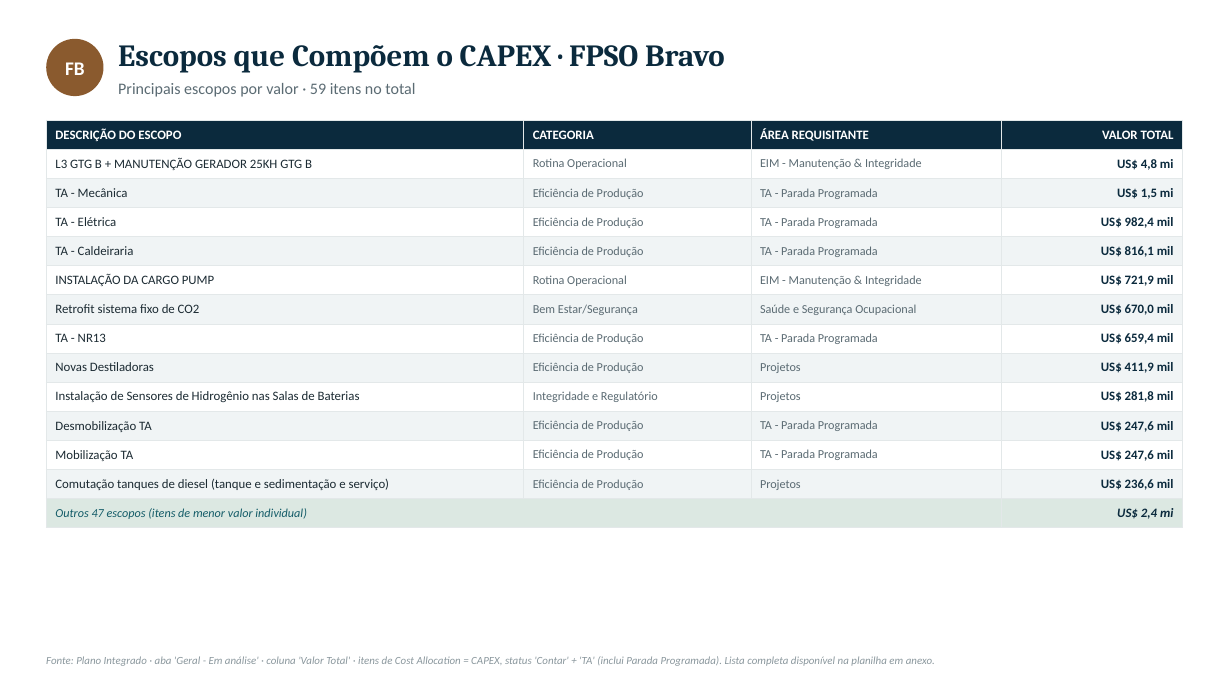
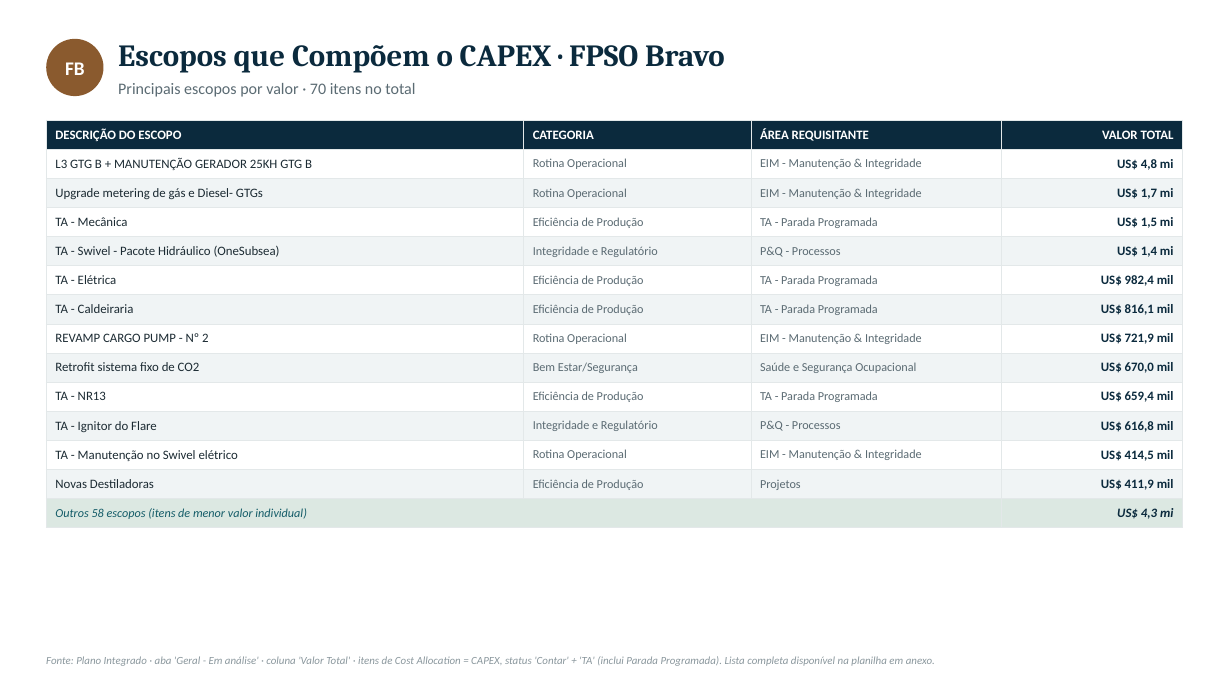
Before and after one commit to LucasRibaas/Planejamento, a slide deck: slide 17 of PRIO_Plano_Trabalho_CAPEX_2027.pptx. Drawn at 1232x693 pixels with LibreOffice and Linux fonts; fonts in the diff are those of the drawing. Boxes give left, top, right and bottom in pixels: in the first picture for what was removed or moved away, otherwise in the second. Text is boxed around its words. In the diff, an @@ line names an element or a change of style, - is before the commit and + after.

```diff
--- a/PRIO_Plano_Trabalho_CAPEX_2027.pptx
+++ b/PRIO_Plano_Trabalho_CAPEX_2027.pptx
@@ text at (x1=118, y1=83, x2=415, y2=97): text changed @@
-Principais escopos por valor · 59 itens no total
+Principais escopos por valor · 70 itens no total
@@ table at (x1=46, y1=120, x2=1184, y2=523) @@
+row 3: Upgrade metering de gás e Diesel- GTGs | Rotina Operacional | EIM - Manutenção & Integridade | US$ 1,7 mi
+row 5: TA - Swivel - Pacote Hidráulico (OneSubsea) | Integridade e Regulatório | P&Q - Processos | US$ 1,4 mi
-row 8, column 1: INSTALAÇÃO DA CARGO PUMP
+row 8, column 1: REVAMP CARGO PUMP - Nº 2
+row 11: TA - Ignitor do Flare | Integridade e Regulatório | P&Q - Processos | US$ 616,8 mil
+row 12: TA - Manutenção no Swivel elétrico | Rotina Operacional | EIM - Manutenção & Integridade | US$ 414,5 mil
-row 10: Instalação de Sensores de Hidrogênio nas Salas de Baterias | Integridade e Regulatório | Projetos | US$ 281,8 mil
-row 11: Desmobilização TA | Eficiência de Produção | TA - Parada Programada | US$ 247,6 mil
-row 12: Mobilização TA | Eficiência de Produção | TA - Parada Programada | US$ 247,6 mil
-row 13: Comutação tanques de diesel (tanque e sedimentação e serviço) | Eficiência de Produção | Projetos | US$ 236,6 mil
-row 14: Outros 47 escopos (itens de menor valor individual) |  |  | US$ 2,4 mi
+row 14: Outros 58 escopos (itens de menor valor individual) |  |  | US$ 4,3 mi
```
Also in this commit, not shown: 4 other slides changed, 1 other file.
